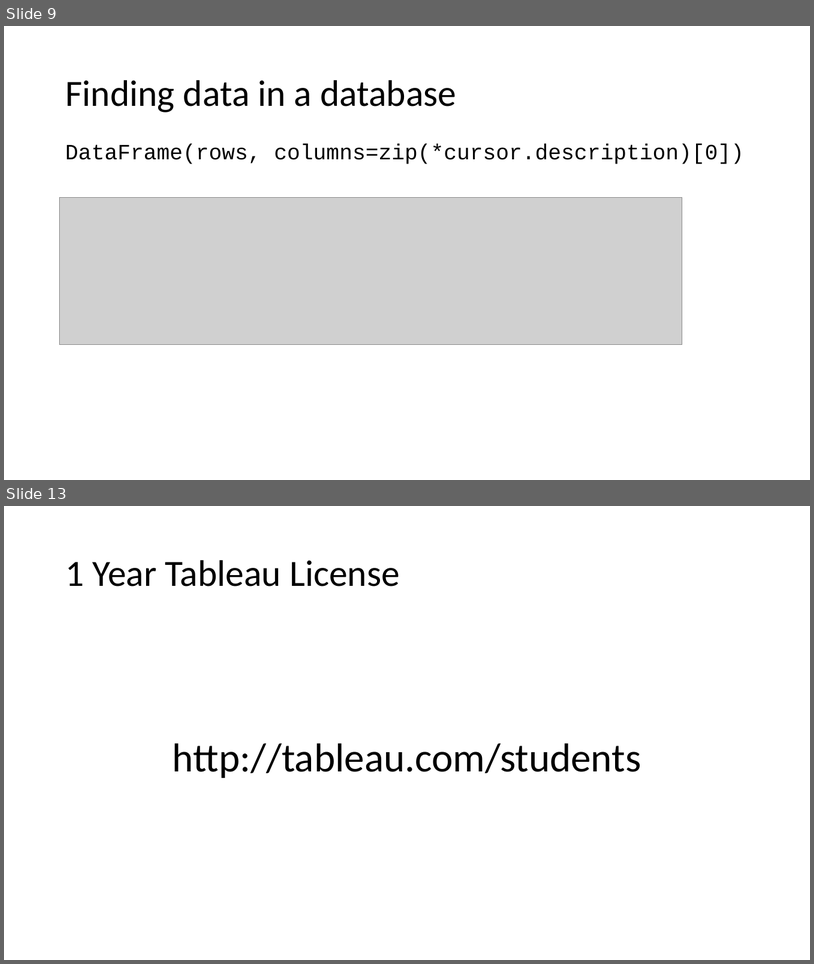
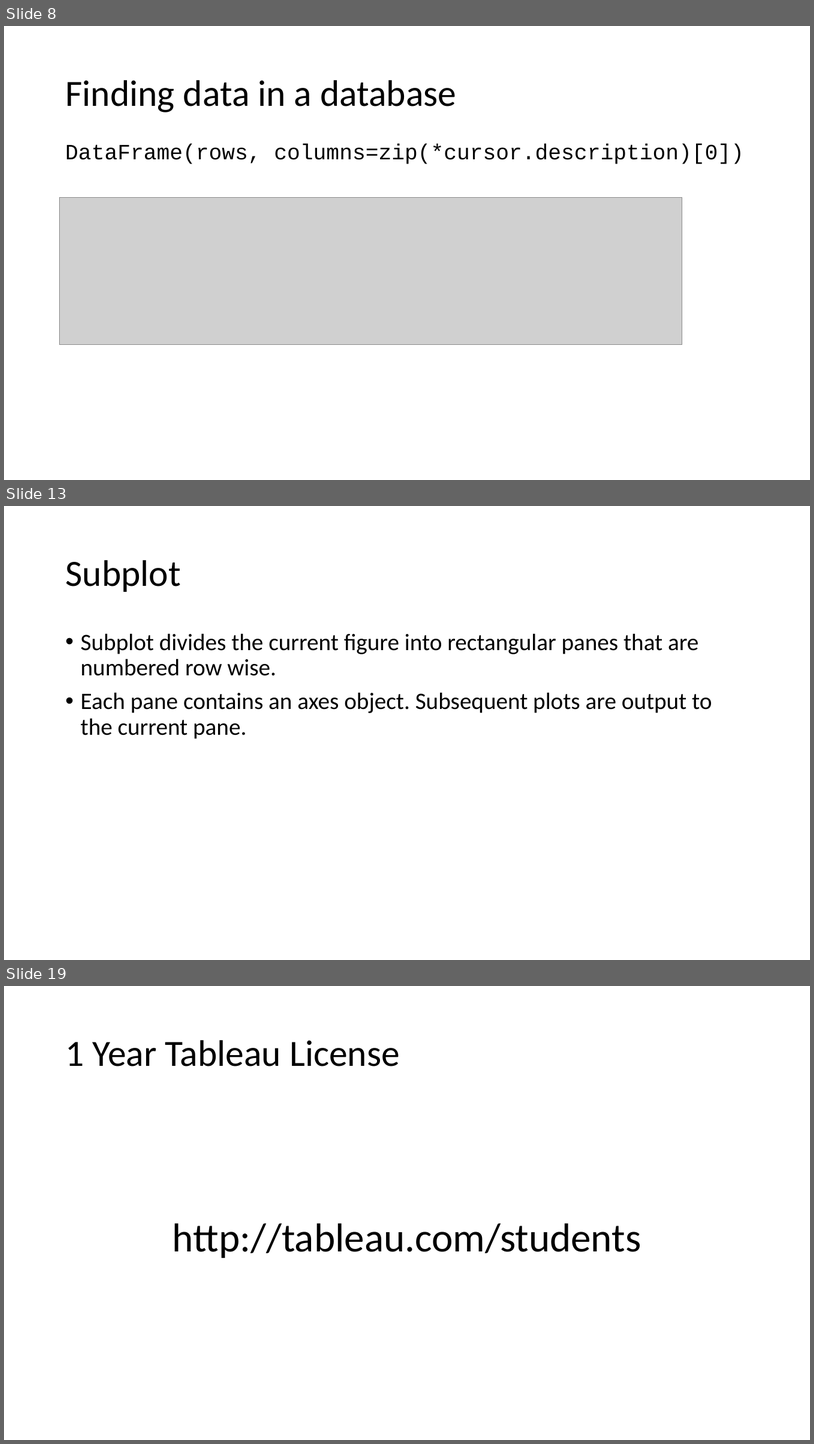
Before and after one commit to philmui/datascience, a slide deck: lecture04.visualization/lecture04.db.viz.pptx. Shown one above the other, each under a label of ours: slides 9 and 13 before the commit, slides 8, 13 and 19 after it; the slides between them are not shown. The pictures are 814x964 and 814x1444 pixels, drawn with LibreOffice and Linux fonts; fonts in the diff are those of the drawing; grey boxes stand for pictures. Boxes give left, top, right and bottom in pixels: in the first picture for what was removed or moved away, otherwise in the second. Text is boxed around its words. In the diff, an @@ line names an element or a change of style, - is before the commit and + after.

```diff
--- a/lecture04.visualization/lecture04.db.viz.pptx
+++ b/lecture04.visualization/lecture04.db.viz.pptx
@@ slide 13 added at <box>4,506,810,960</box>, background #FFFFFF @@
@@ title added at <box>65,560,180,592</box>, 44 pt, text #000000 @@
+Subplot
@@ text added at <box>81,633,712,739</box>, 28 pt, text #000000 @@
+• Subplot divides the current figure into rectangular panes that are numbered row wise.
+• Each pane contains an axes object. Subsequent plots are output to the current pane.
@@ what was slide 9 is now slide 8 @@
@@ what was slide 13 is now slide 19 @@
```
Also in this commit, not shown: 3 slides changed, 6 other slides added, 1 slide removed, 1 other file.
